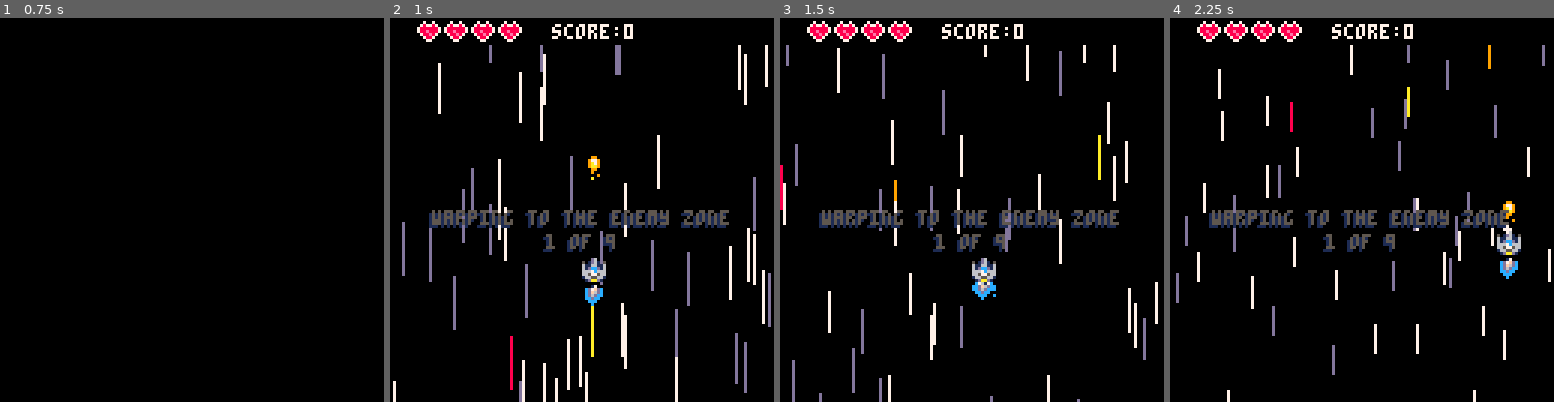
Above: before the commit, frames 1-4 (left to right).
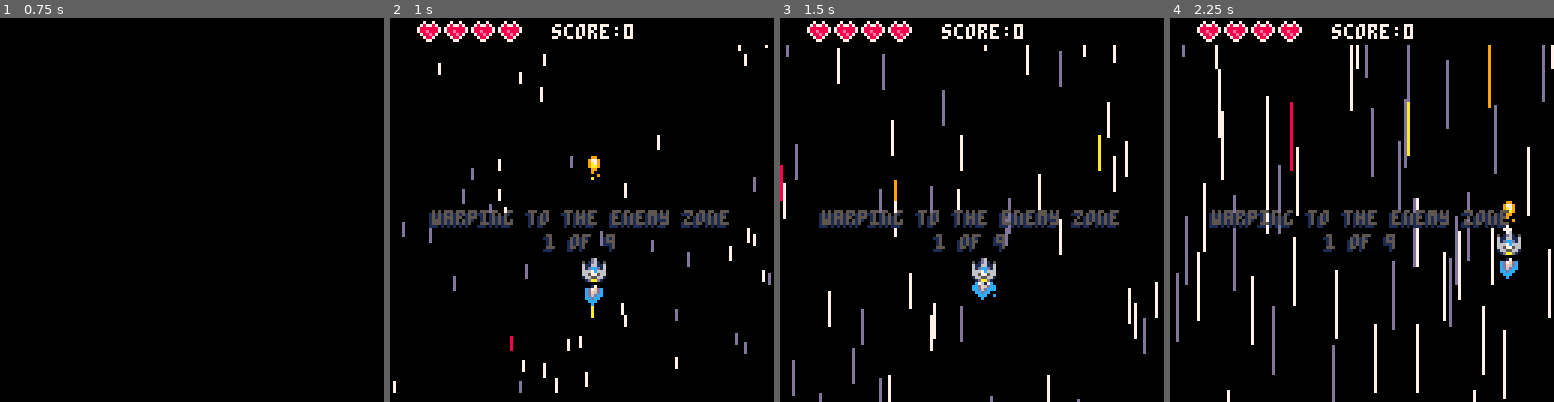
Above: after the commit, the same moments.

Repository: eduszesz/shmup
Game: PICO-8 cartridge myshmup.p8
The game is run twice, just before and just after one commit, with the same random seed, the same clock (stepped at 60 frames per second) and the same inputs.
Inputs:
- Up to frame 1 (0.75 s): tap X (X key) at 0.33 s; tap O (Z key) at 0.7 s
- Up to frame 2 (1 s): no input
- Up to frame 3 (1.5 s): tap X (X key) at 1.07 s
- Up to frame 4 (2.25 s): hold Right 1.6-2.1 s; tap O (Z key) at 1.7, 2.1 s; tap X (X key) at 1.85 s; hold Up from 2.15 s (still down)

Frame 1 is identical in both runs. In frame 2, 3.3% of the frame differs, in the area x 0-100%, y 7-100%; in frame 3, 0.5%; in frame 4, 3.4%, in the area x 1-100%, y 7-100%.

Commit message:
warp animation

Diff:
--- a/myshmup.p8
+++ b/myshmup.p8
@@ -1,5 +1,5 @@
 pico-8 cartridge // http://www.pico-8.com
-version 38
+version 41
 __lua__
 --simple shooter-bullet barrage
 --by eduszesz
@@ -18,6 +18,7 @@
 	tt=0
 	newhighscore=false
 	wtimer=90 --wave timer
+	wst=0 --wave star timer
 	dtimer=60 --ship death timer
 	bdtimer=150 --boss death timer
 	cwave=1
@@ -125,6 +126,10 @@
 			music(7,300)
 		end
 		wtimer-=1
+		wst+=1
+		if wst>44 then
+			wst=0
+		end
 		if wtimer<=0 then
 			wtimer=90
 			if cwave>9 and
@@ -387,7 +392,11 @@
 		end
 		if state=="wave" then
 			spd=3
-			line(s.x,s.y,s.x,s.y+(wtimer/5),s.cl)
+			if wtimer>45 then
+				line(s.x,s.y,s.x,s.y+(wst/2),s.cl)
+			else
+				line(s.x,s.y,s.x,s.y+(wtimer/2),s.cl)
+			end
 		else
 			pset(s.x,s.y,s.cl)
 		end
